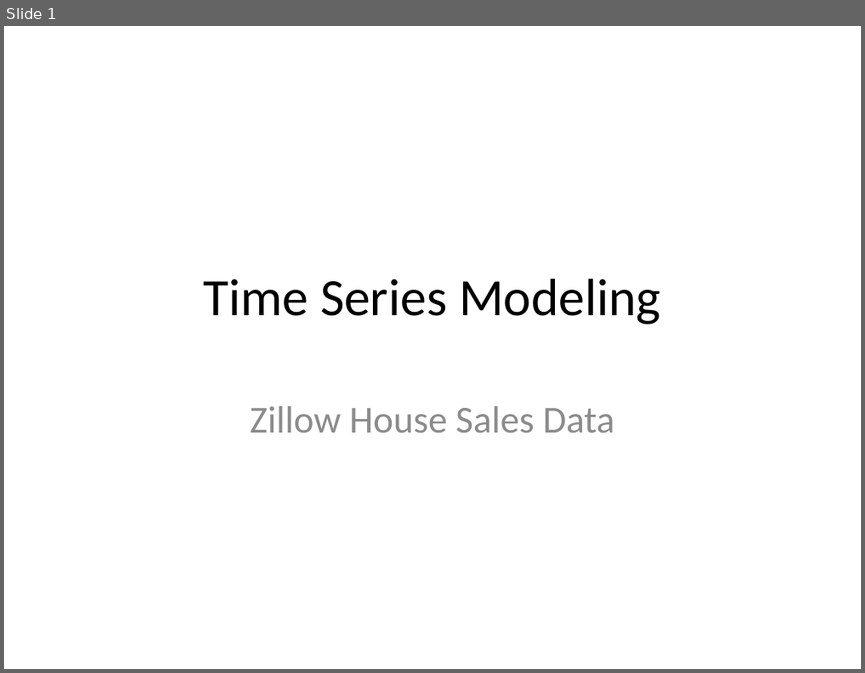
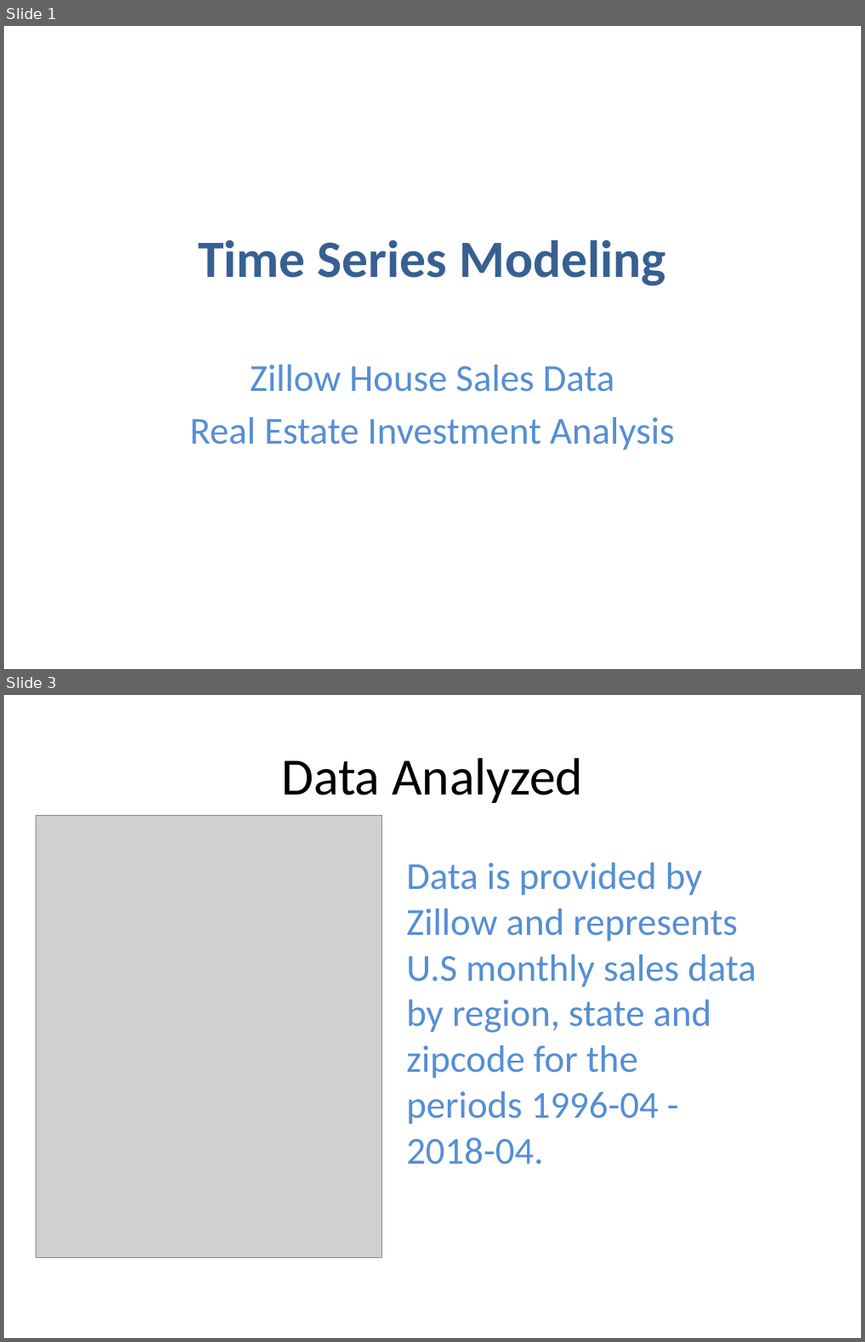
Before and after one commit to Sue-Mir/Module4_Project_Time_Series_Modelling, a slide deck: time-series/Project4_NonTechnicalPresentation.pptx. Shown one above the other, each under a label of ours: slide 1 before the commit, slides 1 and 3 after it; the slides between them are not shown. The pictures are 865x673 and 865x1342 pixels, drawn with LibreOffice and Linux fonts; fonts in the diff are those of the drawing; grey boxes stand for pictures. Boxes give left, top, right and bottom in pixels: in the first picture for what was removed or moved away, otherwise in the second. Text is boxed around its words. In the diff, an @@ line names an element or a change of style, - is before the commit and + after.

```diff
--- a/time-series/Project4_NonTechnicalPresentation.pptx
+++ b/time-series/Project4_NonTechnicalPresentation.pptx
@@ slide 3 added at [4,695,861,1338], background #FFFFFF @@
@@ title added at [281,758,583,803], 44 pt, text #000000 @@
+Data Analyzed
@@ picture added at [35,815,382,1257] @@
@@ text added at [406,862,756,1164], 32 pt, text #558ED5 @@
+Data is provided by Zillow and represents U.S monthly sales data by region, state and zipcode for the periods 1996-04 - 2018-04.
@@ slide 1 changed as well @@
@@ title "Time Series Modeling": place and size @@
-title "Time Series Modeling" at [203,278,661,324]
+title "Time Series Modeling" at [198,239,665,286]
@@ title "Time Series Modeling" at [198,239,665,286]: text colour #000000 to #376092, bold on @@
@@ subtitle "Zillow House Sales Data": place and size @@
-subtitle "Zillow House Sales Data" at [250,406,615,432]
+subtitle "Zillow House Sales Data" at [190,364,674,449]
@@ subtitle at [250,364,615,392]: text colour #8C8C8C to #558ED5 in "Zillow House Sales Data" @@
@@ subtitle at [190,417,674,449]: paragraph added @@
+Real Estate Investment Analysis
```
Also in this commit, not shown: 12 other slides added, 1 slide removed.
